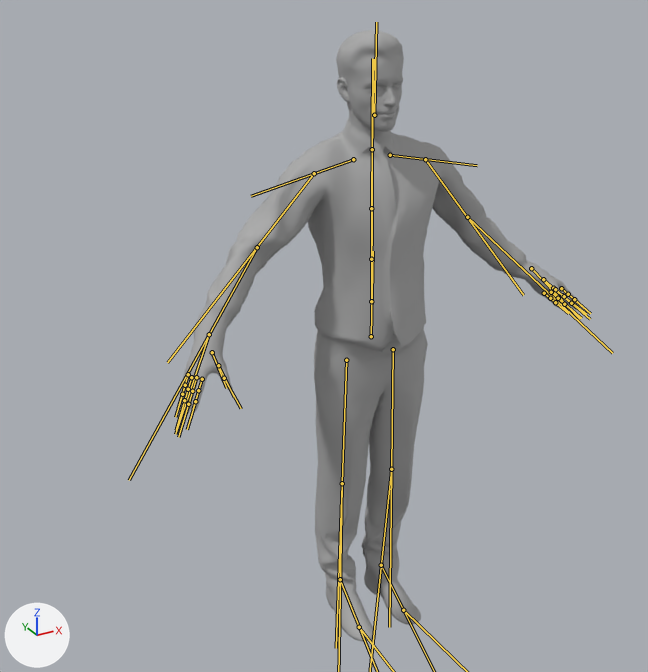
The FBX model applications/media/whiteMan.fbx: old version first, new version second.
One viewpoint serves both versions: a camera (50 mm lens) standing at (-1.219, -1.942, 1.925) and looking at (-0.117, 0.061, 0.923). The lights are fixed; the arrows at lower left show +X, +Y and +Z. Both versions are drawn at frame 1 of the action 'Take 001'; the numbers are the values there. The bones that bend it are drawn over the model as lines.

Names of what the first picture shows: 'rp_eric_rigged_001_geo'.
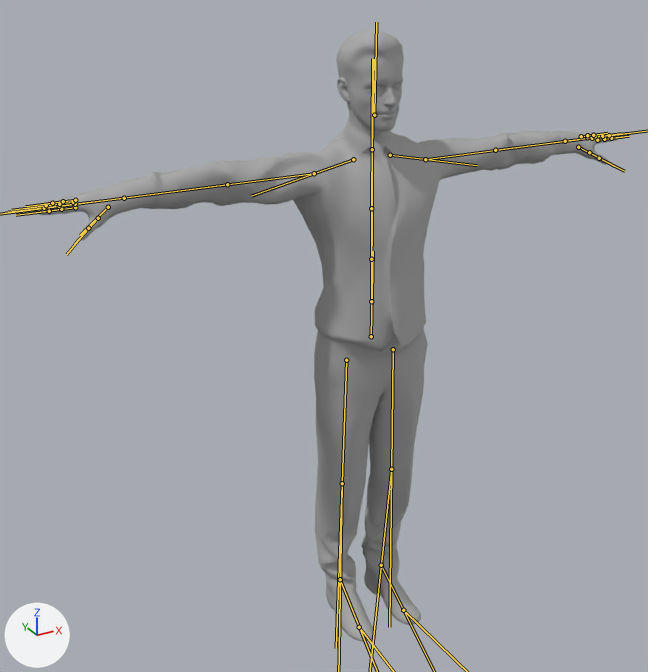
Boxes [x1, y1, x2, y2] around the edits, measured in the pictures (648 x 672 px):
'rp_eric_rigged_001_geo', posed (46% wider)
    before: [179, 30, 581, 641]
    after: [29, 30, 618, 641]
bone 'mixamorig:LeftArm', root to tip
    before: (425, 159) to (523, 295)
    after: (425, 159) to (592, 137)
bone 'mixamorig:LeftHand', root to tip
    before: (531, 268) to (580, 319)
    after: (565, 141) to (619, 134)
bone 'mixamorig:RightArm', root to tip
    before: (314, 173) to (167, 362)
    after: (314, 173) to (76, 204)
bone 'mixamorig:RightHand', root to tip
    before: (209, 334) to (175, 434)
    after: (124, 198) to (8, 212)

The change in detail:
Bone 'mixamorig:LeftArm' (bone_mixamorig_leftarm) turns from (15, -16, -3) to (-36, 0, -1) degrees about its own x, y and z.
Bone 'mixamorig:LeftForeArm' (bone_mixamorig_leftforearm) turns from (2, 0, -2) to (2, 0, -20) degrees about its own x, y and z.
Bone 'mixamorig:LeftHand' (bone_mixamorig_lefthand) moves from (-1.2, -0.5, 0.1) to (0.0, 0.0, 0.0).
Bone 'mixamorig:LeftHand' (bone_mixamorig_lefthand) turns from (-7, -8, -4) to (-6, 8, -7) degrees about its own x, y and z.
Bone 'mixamorig:RightArm' (bone_mixamorig_rightarm) turns from (9, -1, -3) to (-36, 0, 0) degrees about its own x, y and z.
Bone 'mixamorig:RightForeArm' (bone_mixamorig_rightforearm) turns from (2, 0, 3) to (2, 0, 19) degrees about its own x, y and z.
Bone 'mixamorig:RightHand' (bone_mixamorig_righthand) turns from (2, -10, 3) to (-6, -9, 16) degrees about its own x, y and z.
